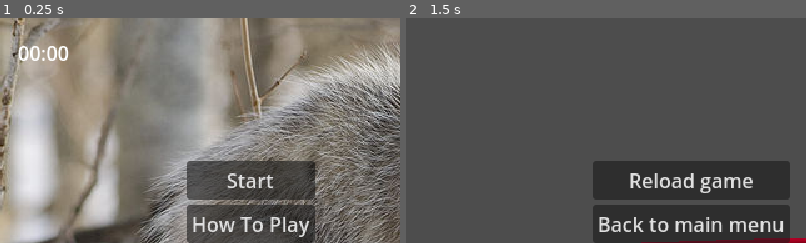
Above: before the commit, frames 1-2 (left to right).
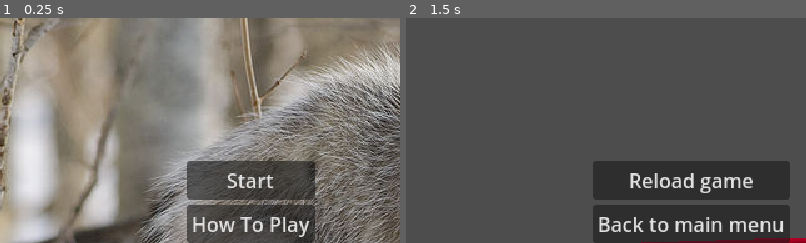
Above: after the commit, the same moments.

Repository: Minipeps/SpeedJam-8
Game: Godot game, scene res://Menus/MainMenu/MainMenu.tscn
Same seed, same stepped clock (60 frames per second), same inputs: the game is played once before the commit and once after it.
Inputs (mouse positions are % of the whole screen's width and height, from its top left):
- Up to frame 1 (0.25 s): no input
- Up to frame 2 (1.5 s): click "Start" at 0.5 s; tap Enter (ui_accept) at 1.25 s; move the mouse to (55, 50) at 1.27 s; hold Up (player_move_up) from 1.28 s (still down); tap C (display_end_screen_lose) at 1.35 s
The pictures show only the part of the screen within x 0-50%, y 0-50%; the shares and areas given below are measured in that part.

The runs differ from the first frame. In frame 1, 0.5% of the frame differs, in the area x 4-18%, y 12-20%; in frame 2, nothing differs.

Commit message:
Removed Timer from Main Menu

Diff:
--- a/Levels/TestLevel/TestLevel.tscn
+++ b/Levels/TestLevel/TestLevel.tscn
@@ -1,6 +1,6 @@
 [gd_scene load_steps=7 format=3 uid="uid://bmqwp0r1lhn46"]
 
-[ext_resource type="Texture2D" uid="uid://c8kfo50a4t6dn" path="res://Menus/640px-Opossum_1.jpg" id="1_x2scg"]
+[ext_resource type="Texture2D" uid="uid://c8kfo50a4t6dn" path="res://Menus/MainMenu/640px-Opossum_1.jpg" id="1_x2scg"]
 [ext_resource type="Script" path="res://Levels/TestLevel/testlevel.gd" id="1_xv074"]
 [ext_resource type="PackedScene" uid="uid://ddlwqso65wgkm" path="res://Player/PlayerController.tscn" id="4_fm5vk"]
 [ext_resource type="PackedScene" uid="uid://3rk5bccwgw5c" path="res://Levels/Elements/obstacle.tscn" id="4_l2qba"]
--- a/Menus/MainMenu/MainMenu.tscn
+++ b/Menus/MainMenu/MainMenu.tscn
@@ -1,8 +1,7 @@
-[gd_scene load_steps=5 format=3 uid="uid://cx5tqqwvb5tyc"]
+[gd_scene load_steps=4 format=3 uid="uid://cx5tqqwvb5tyc"]
 
 [ext_resource type="Script" path="res://Menus/MainMenu/MainMenu.gd" id="1_vk5ut"]
 [ext_resource type="Texture2D" uid="uid://c8kfo50a4t6dn" path="res://Menus/MainMenu/640px-Opossum_1.jpg" id="2_r8l7y"]
-[ext_resource type="PackedScene" uid="uid://d1dl5o2l103yq" path="res://Timer/Timer.tscn" id="3_gbtvr"]
 
 [sub_resource type="GDScript" id="GDScript_cxd8h"]
 
@@ -48,8 +47,6 @@
 layout_mode = 2
 text = "Quit"
 
-[node name="Timer" parent="." instance=ExtResource("3_gbtvr")]
-
 [connection signal="pressed" from="VBoxContainer/StartButton" to="." method="onStartButtonPressed"]
 [connection signal="pressed" from="VBoxContainer/TutorialButton" to="." method="onTutorialButtonPressed"]
 [connection signal="pressed" from="VBoxContainer/QuitButton" to="." method="onQuitButtonPressed"]
